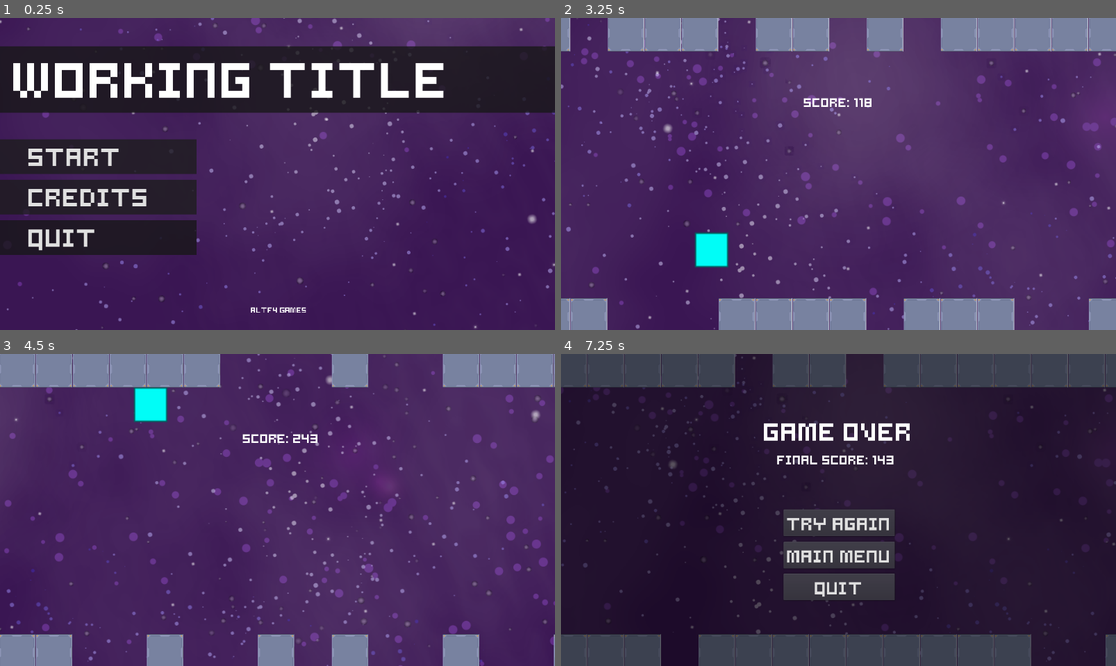
Above: before the commit, frames 1-4 (two rows, left to right).
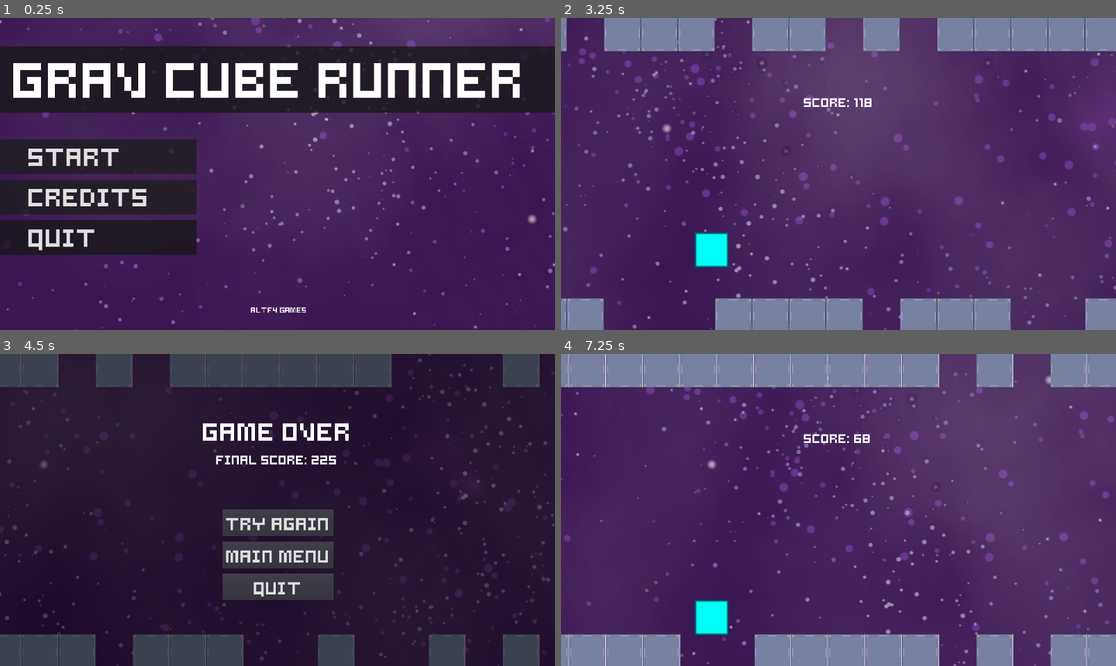
Above: after the commit, the same moments.

Repository: KDreynolds/godotgame
Game: Godot game, scene res://Scenes/StartScreen.tscn
The game is run twice, just before and just after one commit, with the same random seed, the same clock (stepped at 60 frames per second) and the same inputs.
Inputs (mouse positions are in pixels of both pictures, inside the frame that each line leads up to):
- Up to frame 1 (0.25 s): no input
- Up to frame 2 (3.25 s): click "credits" at 0.5 s; click "BACK" at 1.25 s; click "Start" at 2 s; tap Enter (ui_accept) at 2.75, 3.02 s; move the mouse to (960, 158) at 2.77 s
- Up to frame 3 (4.5 s): move the mouse to (166, 525) at 3.52 s; tap Enter (ui_accept) at 3.77 s; move the mouse to (333, 441) at 4.27 s
- Up to frame 4 (7.25 s): click (838, 553) at 5 s, where only the run after the commit has a clickable "Main Menu"; click (838, 522) at 5.75 s, where only the run before the commit has a clickable "Try Again"; click (644, 491) at 6.5 s, where only the run after the commit has a clickable "Start"

The runs differ from the first frame. In frame 1, 5.2% of the frame differs, in the area x 2-94%, y 14-26%; in frame 2, 5.0%; in frame 3, 98%, in the area x 0-100%, y 0-100%; in frame 4, 98%.

Commit message:
Add files via upload

Diff:
--- a/Endless_Runner_3.5/Scenes/Credits.tscn
+++ b/Endless_Runner_3.5/Scenes/Credits.tscn
@@ -51,14 +51,32 @@
 bbcode_text = "[font=res://dynamicfont.tres]
 Kyle reynolds
 
-Dan quinn
+Dos-88
 [/font]
 
 "
 text = "
 Kyle reynolds
 
-Dan quinn
+Dos-88
+
+
+"
+
+[node name="YT" type="RichTextLabel" parent="."]
+margin_left = 52.0
+margin_top = 350.0
+margin_right = 1830.0
+margin_bottom = 596.0
+rect_scale = Vector2( 0.5, 0.5 )
+bbcode_enabled = true
+bbcode_text = "[font=res://dynamicfont.tres]
+find them on youtube @doseightyeight please support them with a follow
+[/font]
+
+"
+text = "
+find them on youtube @doseightyeight please support them with a follow
 
 
 "
--- a/Endless_Runner_3.5/Scenes/GameOverSound.tscn
+++ b/Endless_Runner_3.5/Scenes/GameOverSound.tscn
@@ -3,4 +3,5 @@
 [ext_resource path="res://Sounds/failed.mp3" type="AudioStream" id=1]
 
 [node name="AudioStreamPlayer" type="AudioStreamPlayer"]
+pause_mode = 2
 stream = ExtResource( 1 )
--- a/Endless_Runner_3.5/Scenes/StartScreen.tscn
+++ b/Endless_Runner_3.5/Scenes/StartScreen.tscn
@@ -25,8 +25,8 @@
 margin_bottom = 108.0
 rect_scale = Vector2( 2, 2 )
 bbcode_enabled = true
-bbcode_text = "[font=res://dynamicfont.tres]Working Title[/font]"
-text = "Working Title"
+bbcode_text = "[font=res://dynamicfont.tres]grav cube runner[/font]"
+text = "grav cube runner"
 
 [node name="StudioName" type="RichTextLabel" parent="."]
 margin_left = 434.0
@@ -154,3 +154,7 @@
 stream = ExtResource( 4 )
 volume_db = 3.0
 autoplay = true
+
+[node name="SpeedTimer" type="Timer" parent="."]
+process_mode = 0
+autostart = true
--- a/Endless_Runner_3.5/Scripts/Player.gd
+++ b/Endless_Runner_3.5/Scripts/Player.gd
@@ -11,9 +11,10 @@
 var score_label
 var is_game_over = false
 var is_touching_ceiling = false
-export var speed_increase = 20
+export var speed_increase = 50
 onready var original_speed = speed
 onready var parallax_background = get_node("/root/Game/Background")
+
 
 
 
@@ -87,6 +88,7 @@
 
 func trigger_game_over():
 	if not is_game_over:
+		GameOverSFX.play()
 		is_game_over = true
 		get_node("/root/Game/UI/GameOverScreen").show_final_score(score)
 		score_label.visible = false
Binary file added: Endless_Runner_3.5/Assets/isometric_pixel_0000.ico
